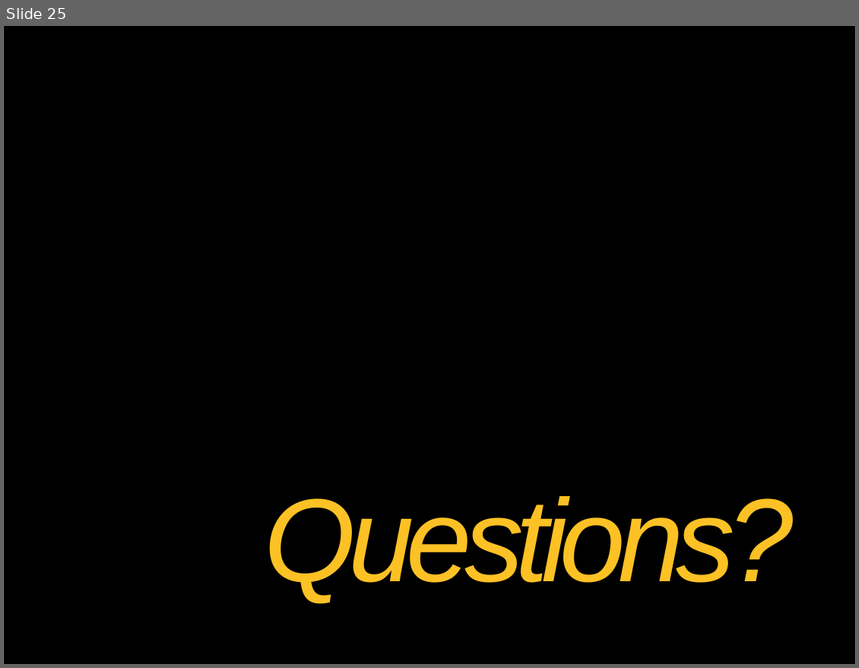
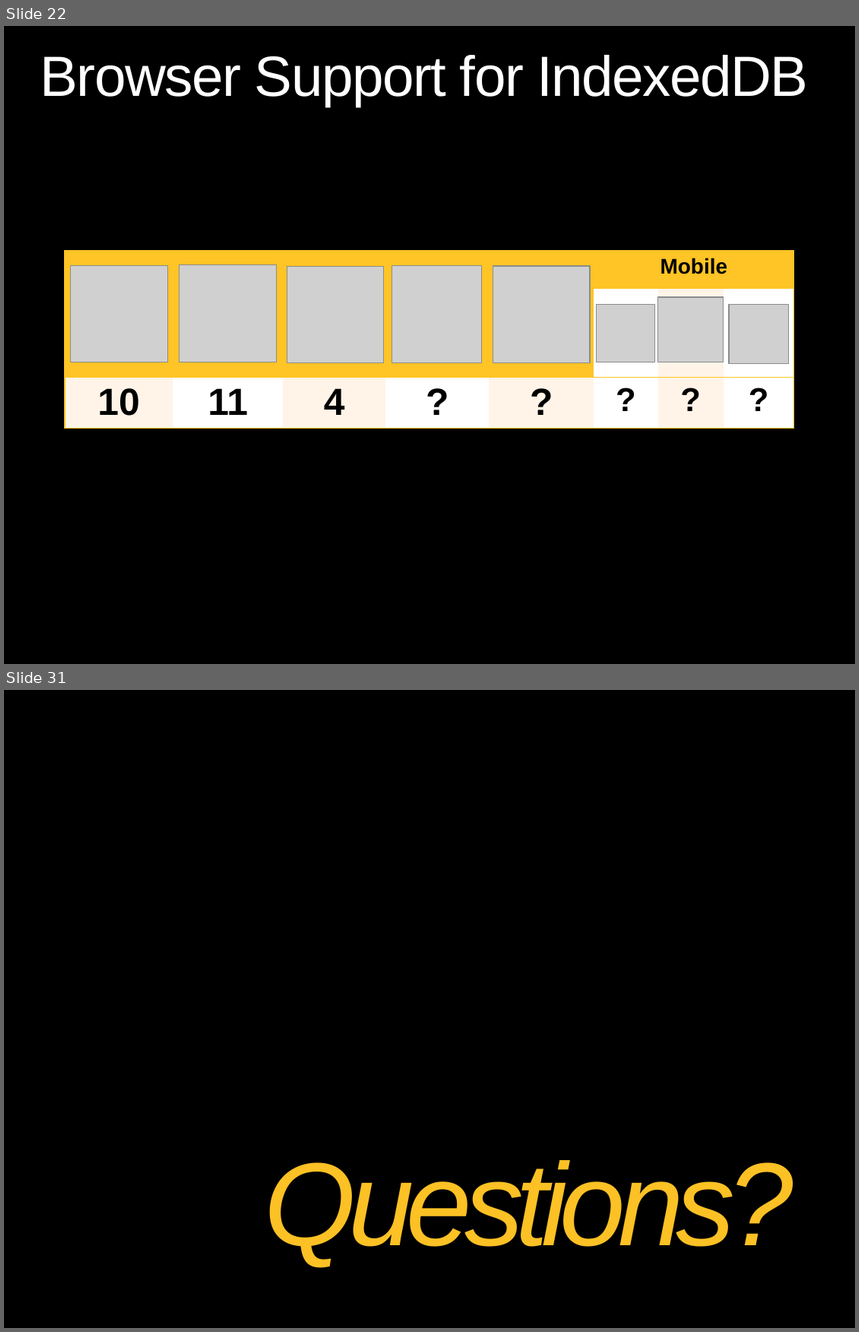
Before and after one commit to theClarkSell/HTML5-Compiler, a slide deck: 4 - JavaScript API/JavaScript APIs.pptx. Shown one above the other, each under a label of ours: slide 25 before the commit, slides 22 and 31 after it; the slides between them are not shown. The pictures are 859x668 and 859x1332 pixels, drawn with LibreOffice and Linux fonts; fonts in the diff are those of the drawing; grey boxes stand for pictures; background and template pictures are left out. Boxes give left, top, right and bottom in pixels: in the first picture for what was removed or moved away, otherwise in the second. Text is boxed around its words. In the diff, an @@ line names an element or a change of style, - is before the commit and + after.

```diff
--- a/4 - JavaScript API/JavaScript APIs.pptx
+++ b/4 - JavaScript API/JavaScript APIs.pptx
@@ slide 22 added at (4,26,855,664), background picture (left out) @@
@@ title added at (40,55,809,107), 48 pt, text #FFFFFF @@
+Browser Support for IndexedDB
@@ table added at (65,251,794,431), 3 rows, 8 columns @@
+ |  |  |  |  | Mobile |  | 
+ |  |  |  |  |  |  | 
+10 | 11 | 4 | ? | ? | ? | ? | ?
@@ picture added at (70,266,167,363) @@
@@ picture added at (180,265,276,362) @@
@@ picture added at (287,266,382,362) @@
@@ picture added at (392,266,481,363) @@
@@ picture added at (493,266,591,363) @@
@@ picture added at (658,297,724,363) @@
@@ picture added at (597,304,655,362) @@
@@ picture added at (729,304,789,364) @@
@@ what was slide 25 is now slide 31 @@
```
Also in this commit, not shown: 8 slides changed, 18 other slides added, 13 slides removed, 2 other files.
